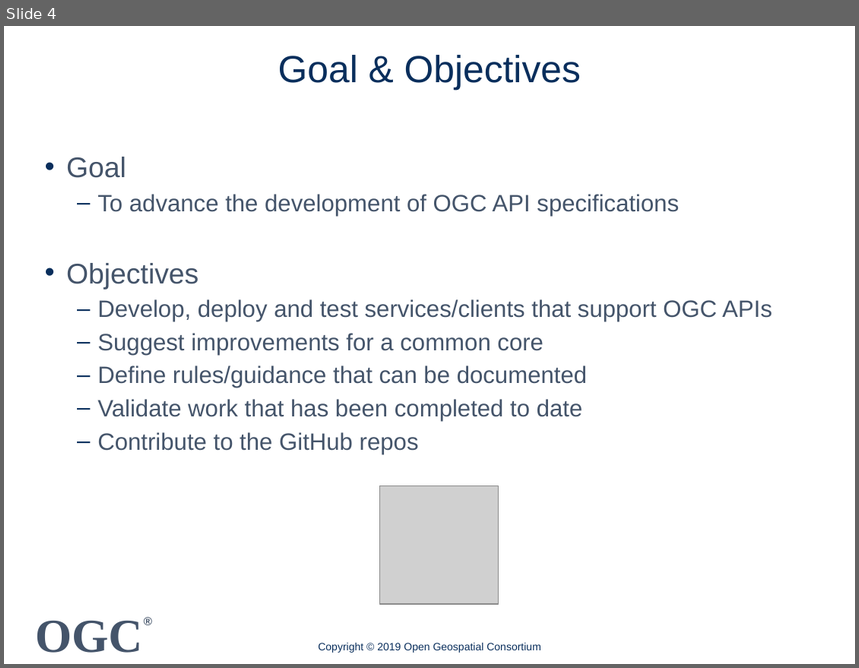
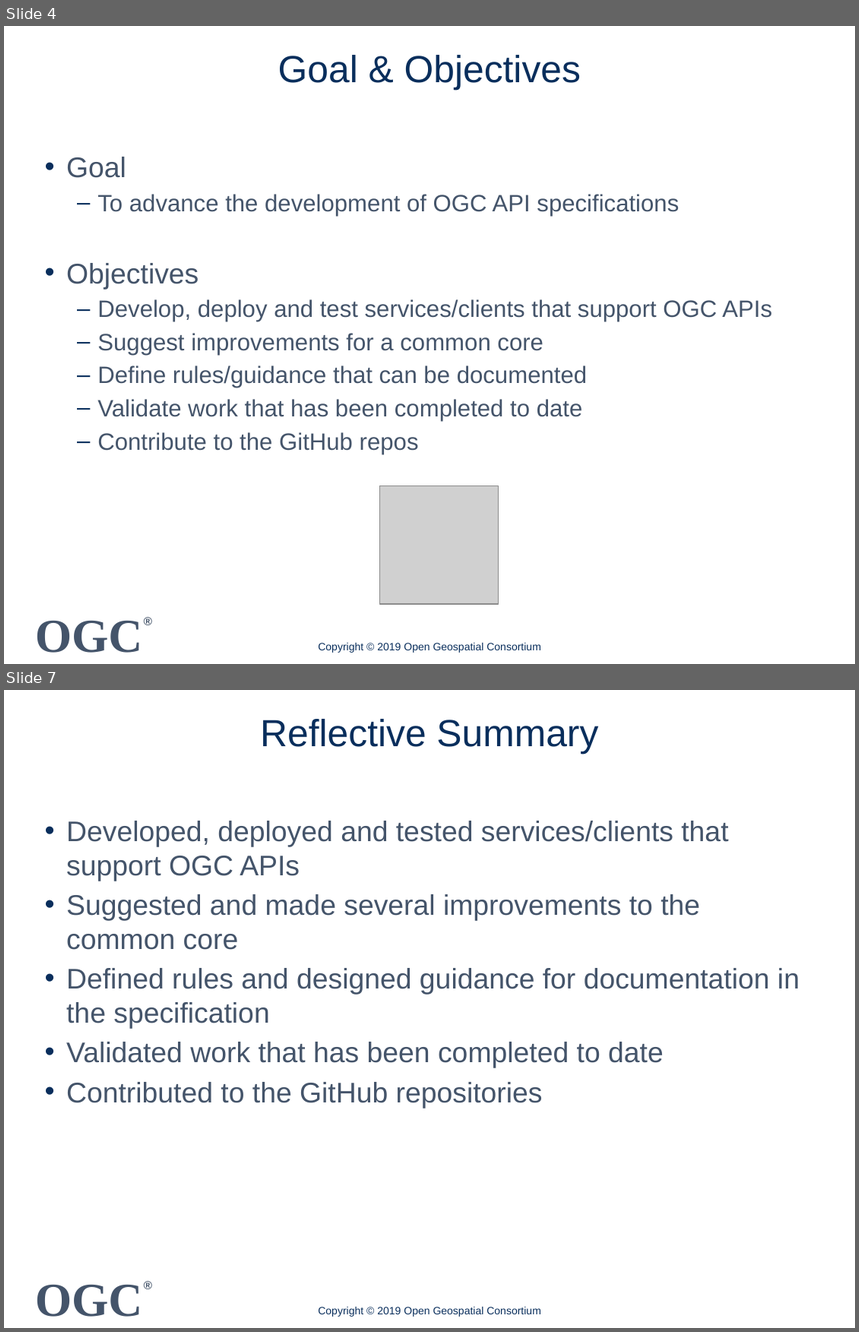
Before and after one commit to spacebel/OGC-API-Hackathon-2019, a slide deck: Presentations/OGC API Hackathon Outcomes.pptx. Shown one above the other, each under a label of ours: slide 4 before the commit, slides 4 and 7 after it; the slides between them are not shown. The pictures are 859x668 and 859x1332 pixels, drawn with LibreOffice and Linux fonts; fonts in the diff are those of the drawing; grey boxes stand for pictures; background and template pictures are left out. Boxes give left, top, right and bottom in pixels: in the first picture for what was removed or moved away, otherwise in the second. Text is boxed around its words. In the diff, an @@ line names an element or a change of style, - is before the commit and + after.

Commit message:
Updated the summary and introduction

```diff
--- a/Presentations/OGC API Hackathon Outcomes.pptx
+++ b/Presentations/OGC API Hackathon Outcomes.pptx
@@ slide 7 added at (x1=4, y1=690, x2=855, y2=1328), background #FFFFFF; not listed: 2 template elements that a slide beside it also shows @@
@@ title added at (x1=260, y1=719, x2=598, y2=755), 32 pt, text #092E5C @@
+Reflective Summary
@@ text added at (x1=66, y1=821, x2=800, y2=1108), 24 pt, text #44546A @@
+• Developed, deployed and tested services/clients that support OGC APIs
+• Suggested and made several improvements to the common core
+• Defined rules and designed guidance for documentation in the specification
+• Validated work that has been completed to date
+• Contributed to the GitHub repositories
@@ text added at (x1=318, y1=1307, x2=541, y2=1317), 9 pt, text #092E5C @@
+Copyright © 2019 Open Geospatial Consortium
```
Also in this commit, not shown: 1 slide changed, 1 other slide added, 2 other files.
